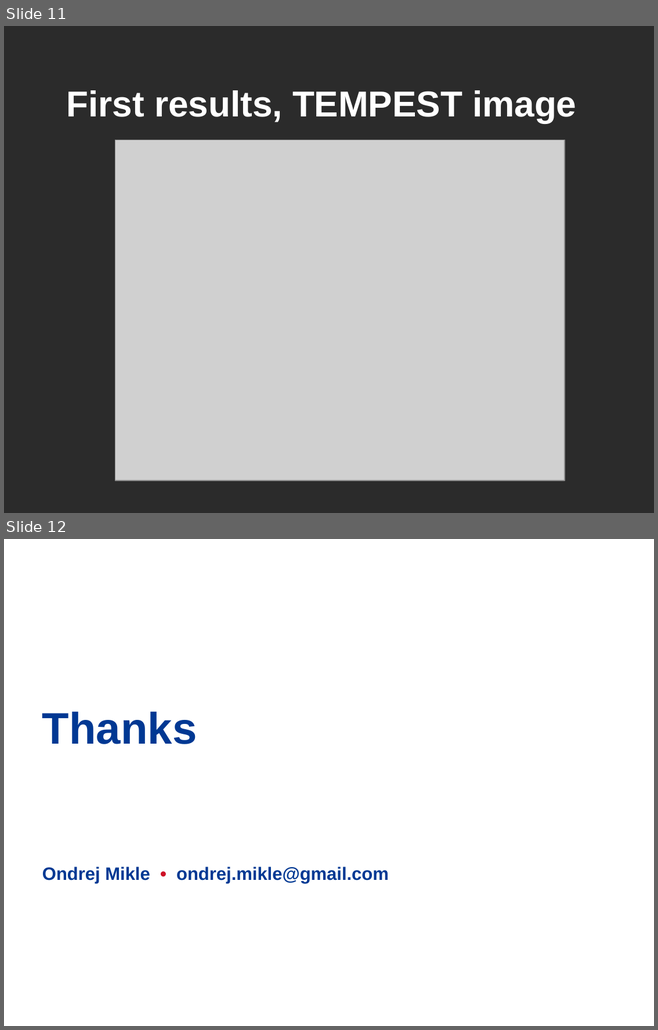
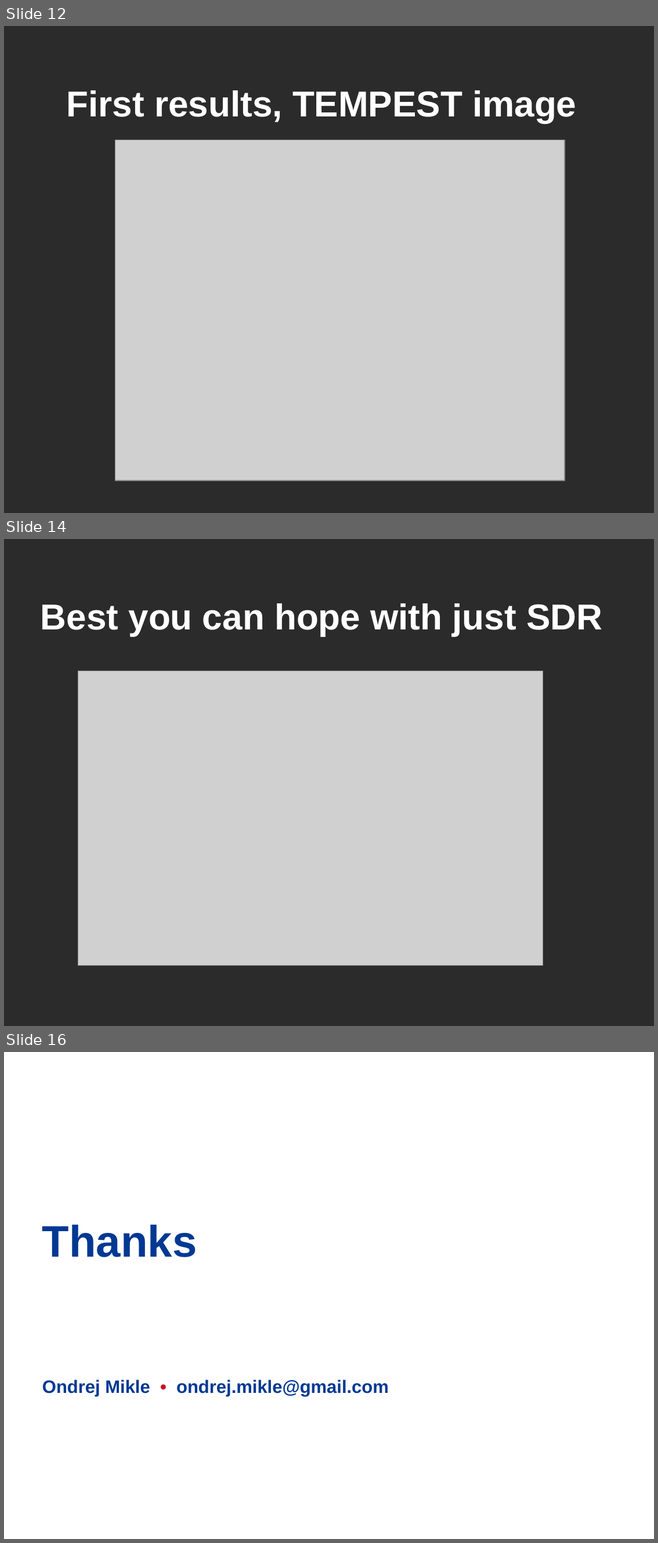
Before and after one commit to hiviah/TEMPEST-KAIR, a slide deck: TEMPEST_KAIR.odp. Shown one above the other, each under a label of ours: slides 11 and 12 before the commit, slides 12, 14 and 16 after it; the slides between them are not shown. The pictures are 658x1030 and 658x1543 pixels, drawn with LibreOffice and Linux fonts; fonts in the diff are those of the drawing; grey boxes stand for pictures; background and template pictures are left out; a plain dark background stands for a picture behind light text. Boxes give left, top, right and bottom in pixels: in the first picture for what was removed or moved away, otherwise in the second. Text is boxed around its words. In the diff, an @@ line names an element or a change of style, - is before the commit and + after.

```diff
--- a/TEMPEST_KAIR.odp
+++ b/TEMPEST_KAIR.odp
@@ slide 14 added at [4, 539, 654, 1026], background picture (left out) @@
@@ title added at [41, 603, 602, 636], 44 pt, text #FFFFFF, bold @@
+Best you can hope with just SDR
@@ picture added at [78, 671, 543, 966] @@
@@ what was slide 11 is now slide 12 @@
@@ what was slide 12 is now slide 16 @@
```
Also in this commit, not shown: 1 slide changed, 3 other slides added.
